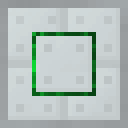
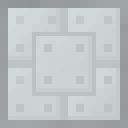
Layered file, before and after one edit (128x128). Changes by layer:
removed layer "Вставленный слой #6" over (32, 32, 96, 96)
